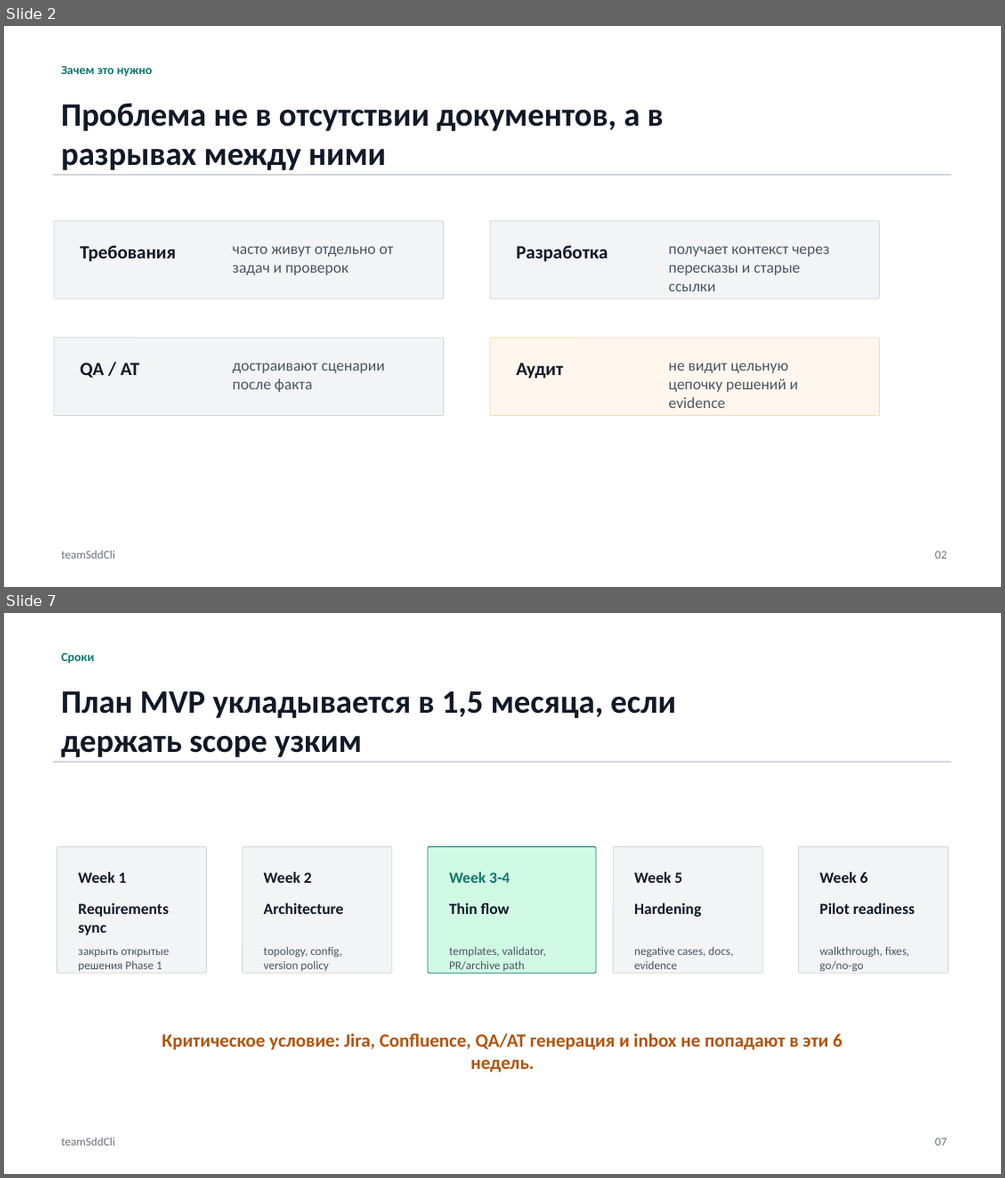
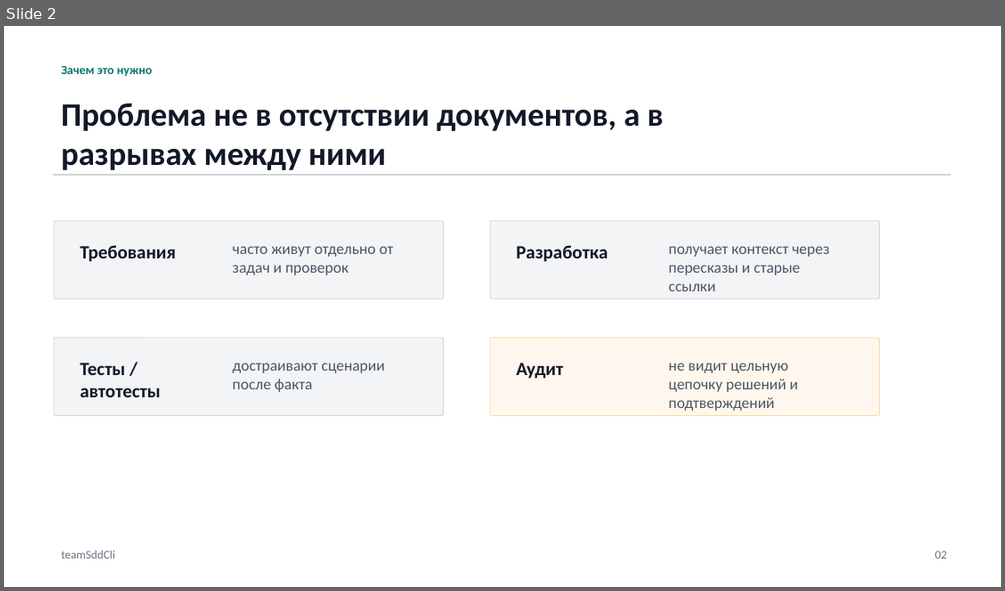
Before and after one commit to danka19/teamSddCli, a slide deck: outputs/team-sdd-principle-mvp-plan.pptx. Shown one above the other, each under a label of ours: slides 2 and 7 before the commit, slide 2 after it; the slides between them are not shown. The pictures are 1005x1178 and 1005x591 pixels, drawn with LibreOffice and Linux fonts; fonts in the diff are those of the drawing. Boxes give left, top, right and bottom in pixels: in the first picture for what was removed or moved away, otherwise in the second. Text is boxed around its words. In the diff, an @@ line names an element or a change of style, - is before the commit and + after.

Commit message:
Localize team SDD presentation copy

```diff
--- a/outputs/team-sdd-principle-mvp-plan.pptx
+++ b/outputs/team-sdd-principle-mvp-plan.pptx
@@ slide 7 removed at bbox=[4, 613, 1001, 1174], background #FFFFFF @@
@@ text removed at bbox=[61, 653, 94, 664] @@
-Сроки
@@ text removed at bbox=[61, 691, 676, 757] @@
-План MVP укладывается в 1,5 месяца, если держать scope узким
@@ rectangle removed at bbox=[54, 761, 952, 762] @@
@@ rounded rectangle removed at bbox=[57, 846, 207, 973] @@
@@ rounded rectangle removed at bbox=[243, 846, 392, 973] @@
@@ rounded rectangle removed at bbox=[428, 846, 596, 973] @@
@@ rounded rectangle removed at bbox=[614, 846, 763, 973] @@
@@ rounded rectangle removed at bbox=[798, 846, 947, 973] @@
@@ text removed at bbox=[78, 871, 127, 883] @@
-Week 1
@@ text removed at bbox=[264, 871, 312, 883] @@
-Week 2
@@ text removed at bbox=[449, 871, 510, 883] @@
-Week 3-4
@@ text removed at bbox=[634, 871, 682, 883] @@
-Week 5
@@ text removed at bbox=[819, 871, 868, 883] @@
-Week 6
@@ text removed at bbox=[78, 902, 169, 935] @@
-Requirements sync
@@ text removed at bbox=[264, 902, 344, 914] @@
-Architecture
@@ text removed at bbox=[449, 902, 510, 914] @@
-Thin flow
@@ text removed at bbox=[634, 902, 701, 916] @@
-Hardening
@@ text removed at bbox=[819, 902, 914, 914] @@
-Pilot readiness
@@ text removed at bbox=[78, 949, 169, 971] @@
-закрыть открытые решения Phase 1
@@ text removed at bbox=[264, 947, 342, 971] @@
-topology, config, version policy
@@ text removed at bbox=[449, 947, 546, 971] @@
-templates, validator, PR/archive path
@@ text removed at bbox=[634, 947, 733, 969] @@
-negative cases, docs, evidence
@@ text removed at bbox=[819, 947, 909, 971] @@
-walkthrough, fixes, go/no-go
@@ text removed at bbox=[162, 1033, 842, 1072] @@
-Критическое условие: Jira, Confluence, QA/AT генерация и inbox не попадают в эти 6 недель.
@@ text removed at bbox=[61, 1137, 115, 1145] @@
-teamSddCli
@@ text removed at bbox=[935, 1137, 947, 1145] @@
-07
@@ slide 2 changed as well @@
@@ text at bbox=[80, 362, 161, 397]: text changed @@
-QA / AT
+Тесты / автотесты
@@ text at bbox=[669, 362, 798, 410]: text changed @@
-не видит цельную цепочку решений и evidence
+не видит цельную цепочку решений и подтверждений
```
Also in this commit, not shown: 5 other slides changed, 2 slides added, 1 other slide removed.
